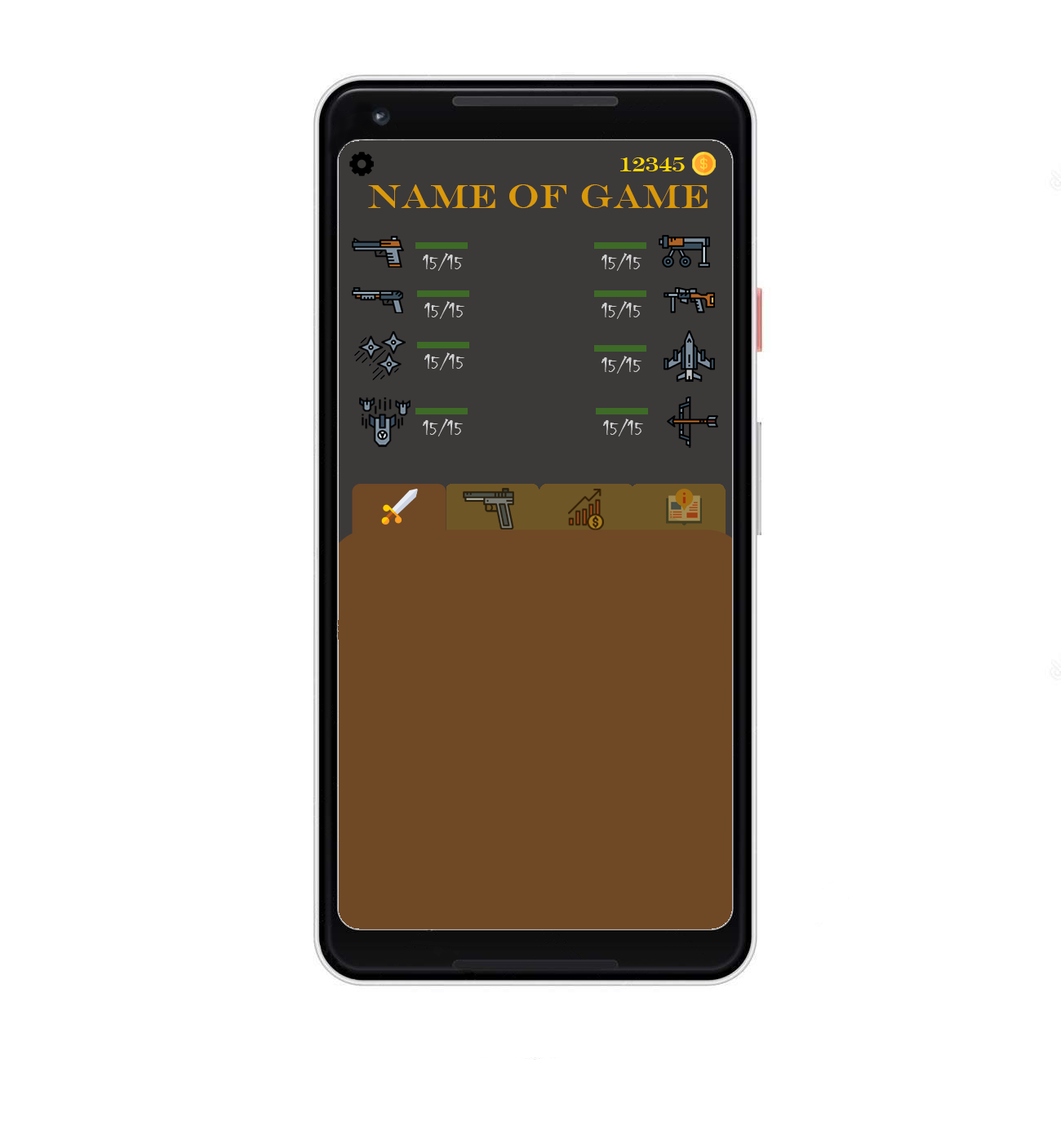
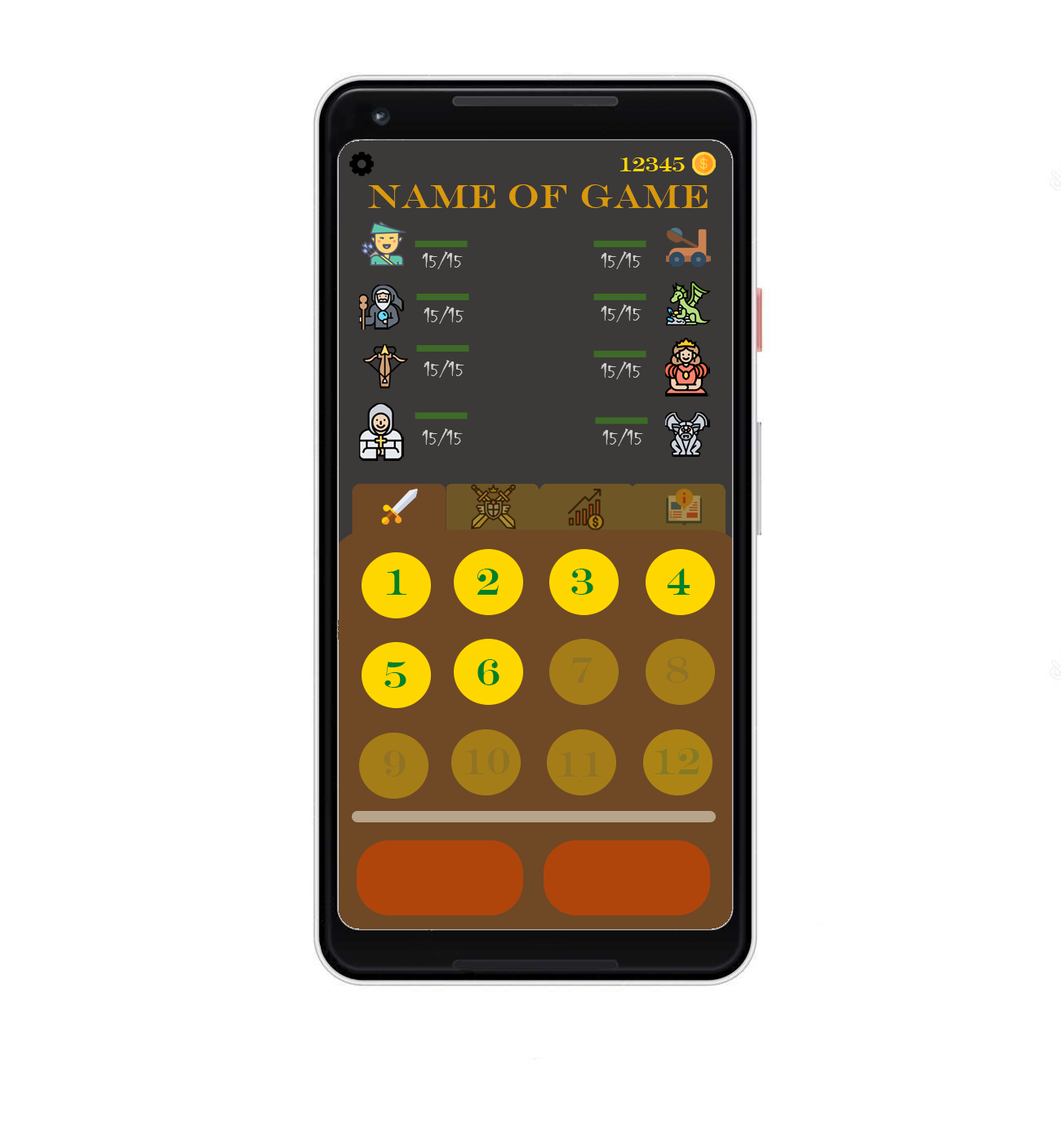
Layer changes from the first 1061 × 1134 image to the second:
added group "charecters" with 40 layers in group "screen" over (x1=351, y1=221, x2=719, y2=462)
added group "archer" (1st of 2, in "screen" › "charecters") with 4 layers in group "charecters" over (x1=351, y1=221, x2=468, y2=270)
added group "witcher" (1st of 2, in "screen" › "charecters") with 4 layers in group "charecters" over (x1=351, y1=284, x2=470, y2=330)
added group "crossbow" (1st of 2, in "screen" › "charecters") with 4 layers in group "charecters" over (x1=354, y1=331, x2=470, y2=389)
added group "healther" (1st of 2, in "screen" › "charecters") with 4 layers in group "charecters" over (x1=359, y1=397, x2=468, y2=462)
added group "catapult" with 4 layers in group "charecters" over (x1=593, y1=227, x2=711, y2=270)
added group "dragon" with 4 layers in group "charecters" over (x1=593, y1=281, x2=715, y2=326)
added group "princess" with 4 layers in group "charecters" over (x1=593, y1=337, x2=715, y2=397)
added group "monster" (1st of 2, in "screen" › "charecters") with 4 layers in group "charecters" over (x1=594, y1=406, x2=719, y2=457)
hid group "weapon" (32 layers) over (x1=351, y1=235, x2=719, y2=449)
added layer "btn2" in group "screen" over (x1=543, y1=840, x2=710, y2=916)
added layer "btn1" in group "screen" over (x1=356, y1=840, x2=524, y2=916)
added group "levels" with 36 layers in group "screen" over (x1=359, y1=549, x2=715, y2=799)
added group "lvl8" (61%) with 2 layers in group "levels" over (x1=645, y1=638, x2=715, y2=706)
added layer "level8" (61%) in group "lvl8" over (x1=645, y1=638, x2=715, y2=706)
added group "lvl7" (61%) with 2 layers in group "levels" over (x1=549, y1=638, x2=619, y2=706)
added layer "level7" (61%) in group "lvl7" over (x1=549, y1=638, x2=619, y2=706)
added group "lvl6" with 2 layers in group "levels" over (x1=453, y1=638, x2=524, y2=706)
added layer "level6" in group "lvl6" over (x1=453, y1=638, x2=524, y2=706)
…and 58 more changes (56 added, 2 visibility)
